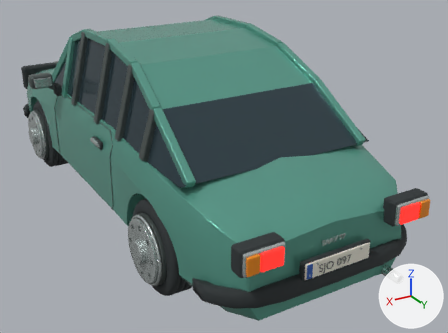
An edit to the glTF model vehicles/saab96.glb, drawn before and after from the same camera.
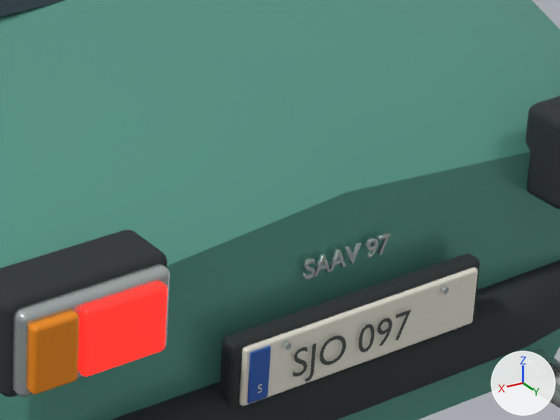
The first picture shows the older version from a 50 mm lens placed at (2.15, 4.44, 2.38), pointed at (-0.29, 0.37, 0.34). The close-ups show the older and then the newer version on the part from 53% to 88% of the width and 51% to 85% of the height of that picture. Only the edits that show in the close-ups are written down. Lighting does not change. The marker at lower right points along +X, +Y and +Z. Where no turn or scale is listed for an object, it has been applied to the vertices.

In view in the first close-up: 'Painted bodyshell', 'Rear combination lamp housing', 'Rear combination lamp housing.001', 'Rear indicator lens.001', 'Rear lamp bezel.001', 'Ruby tail lens.001', 'SAAV 97 rear badge', 'Saav exhaust outlet', 'Saav number plate.001', 'Saav plate country band.001', 'Saav plate gasket.001', 'Saav wraparound bumper.001' and 4 more.
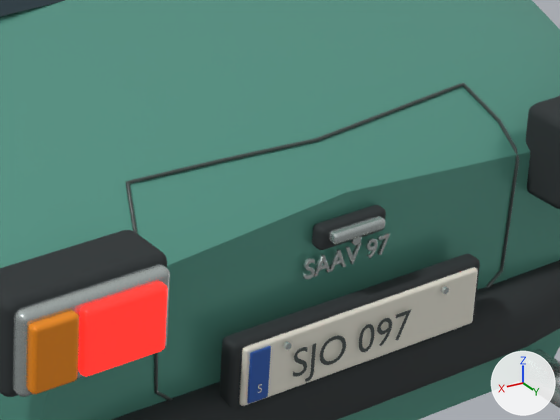
The change in detail:
Mesh me_saav_boot_shut_line is new.
It has 1024 vertices, 2048 faces and spans x -0.371..0.371, y 1.958..2.08, z 0.403..0.752.
It uses material mat_graphite_trim (dark grey #4d5755).
Mesh me_cube_063_1 is new.
It has 96 vertices, 188 faces and spans x -0.0525..0.0525, y -0.0115..0.0115, z -0.0095..0.0095.
It uses material mat_brushed_equipment_metal (light grey #c4cdcb).
Mesh me_cube_062_1 is new.
It has 96 vertices, 188 faces and spans x -0.0675..0.0675, y -0.0135..0.0135, z -0.0205..0.0205.
It uses material mat_tire_rubber (dark grey #2c3234).
Mesh me_cylinder_054_1 is new.
It has 96 vertices, 188 faces and spans x -0.009..0.009, y -0.006..0.006, z -0.009..0.009.
It uses material mat_brushed_equipment_metal (light grey #c4cdcb).
Object 'Saav boot shut line' (ob_saav_boot_shut_line) is new; it shows me_saav_boot_shut_line.
Its location is (0.0, 0.0, 0.0).
Object 'Saav boot release handle' (ob_saav_boot_release_handle) is new; it shows me_cube_063_1.
Its location is (0.0, 2.104, 0.639).
Object 'Saav boot release gasket' (ob_saav_boot_release_gasket) is new; it shows me_cube_062_1.
Its location is (0.0, 2.087, 0.635).
Object 'Saav boot lock' (ob_saav_boot_lock) is new; it shows me_cylinder_054_1.
Its location is (0.0, 2.102, 0.622).

Location of each change, [x1, y1, x2, y2] in pixels of the close-ups (560 x 420 px):
'Saav boot shut line', added
    after: [126, 82, 519, 401]
'Saav boot release gasket', added
    after: [312, 205, 386, 250]
'Saav boot release handle', added
    after: [329, 216, 386, 244]
'Saav boot lock', added
    after: [349, 237, 362, 245]
